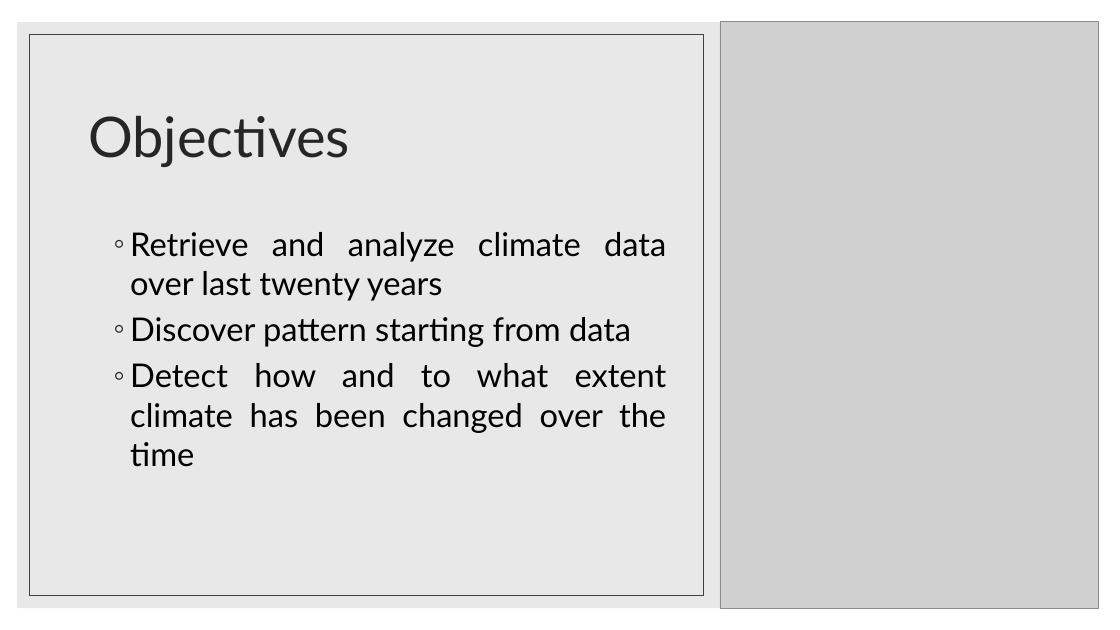
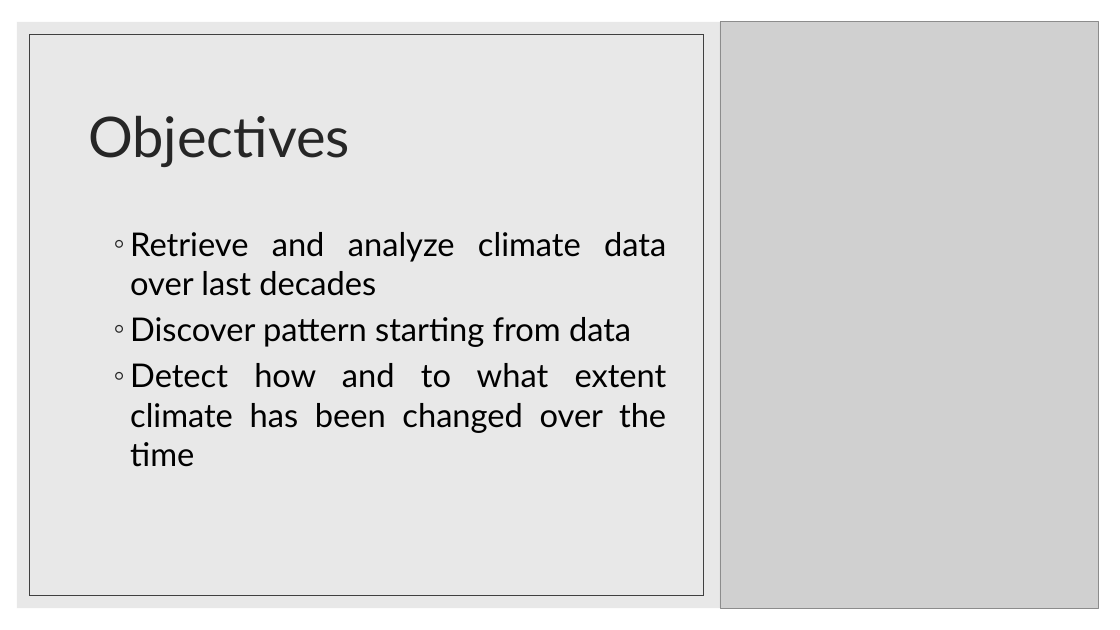
Before and after one commit to lorenzokyne/big-data-analytics-case-study, a slide deck: slide 3 of src/main/resources/BDA -Capocchiano Narracci case study.pptx. Drawn at 1120x630 pixels with LibreOffice and Linux fonts; fonts in the diff are those of the drawing; grey boxes stand for pictures. Boxes give left, top, right and bottom in pixels: in the first picture for what was removed or moved away, otherwise in the second. Text is boxed around its words. In the diff, an @@ line names an element or a change of style, - is before the commit and + after.

```diff
--- a/src/main/resources/BDA -Capocchiano Narracci case study.pptx
+++ b/src/main/resources/BDA -Capocchiano Narracci case study.pptx
@@ text at (x1=130, y1=232, x2=666, y2=296): text changed @@
-◦ Retrieve and analyze climate data over last twenty years
+◦ Retrieve and analyze climate data over last decades
```
Also in this commit, not shown: 5 other slides changed, 12 slides added.
